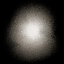
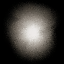
Layered file, before and after one edit (64×64). Changes by layer:
added layer "DDS DXT5" above "Visible" over [3, 0, 61, 64]
